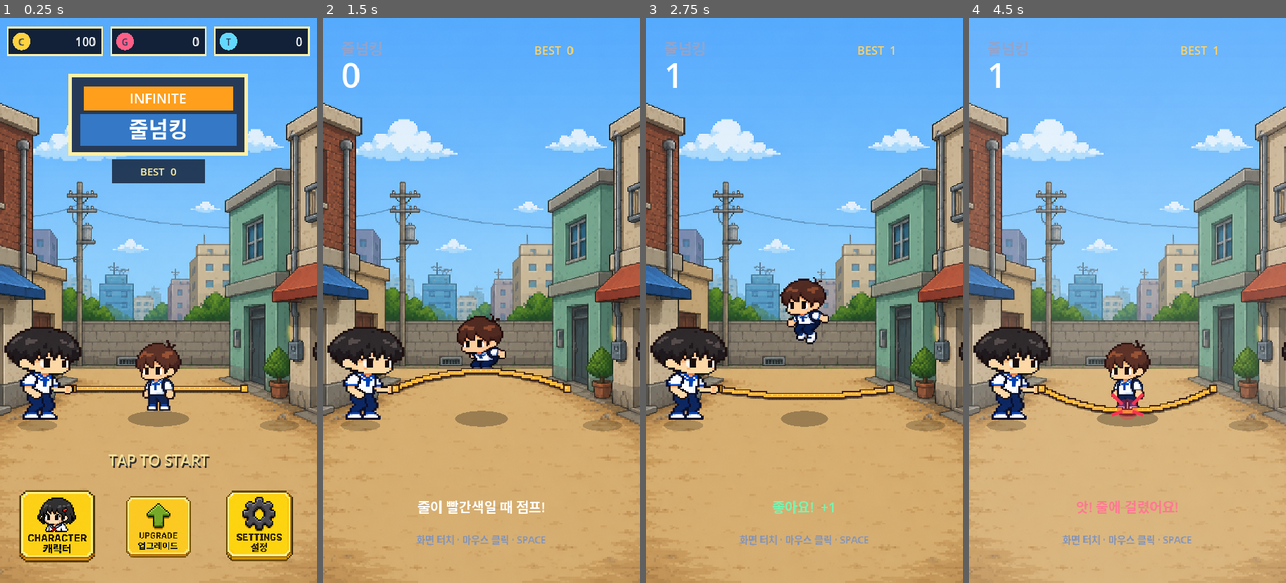
Above: before the commit, frames 1-4 (left to right).
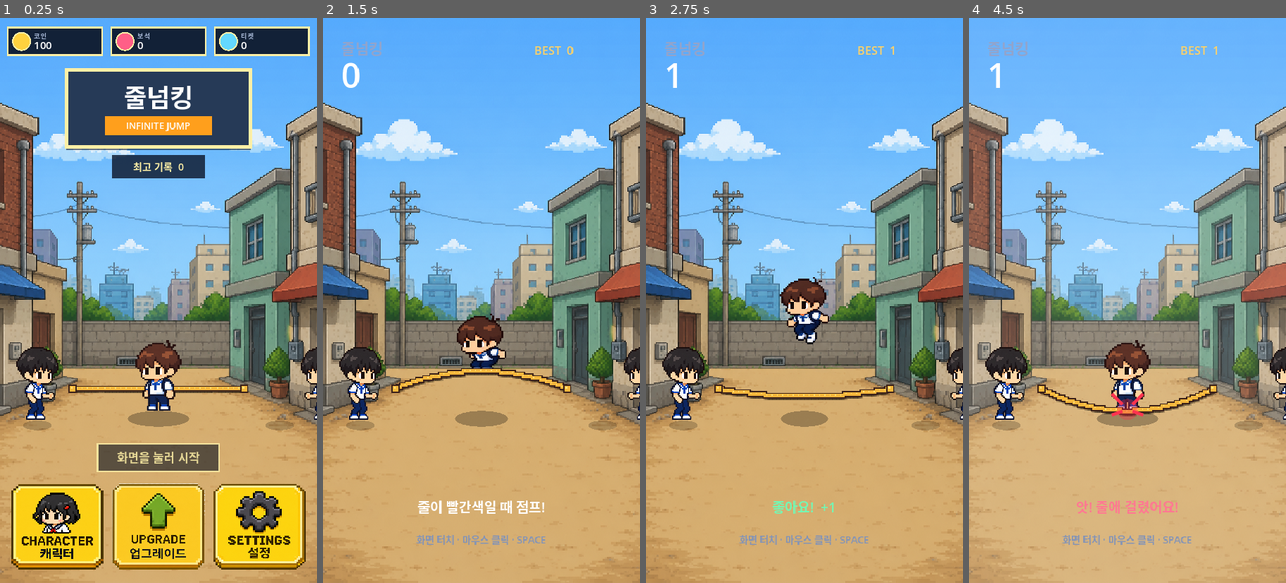
Above: after the commit, the same moments.

Repository: eunchan4490-star/Rope-King
Game: Godot game, scene res://main.tscn
The game is run twice, just before and just after one commit, with the same random seed, the same clock (stepped at 60 frames per second) and the same inputs.
Inputs (mouse positions are in pixels of both pictures, inside the frame that each line leads up to):
- Up to frame 1 (0.25 s): no input
- Up to frame 2 (1.5 s): tap Enter at 0.5 s; move the mouse to (551, 272) at 0.52 s; click (551, 272) at 0.67 s; tap Space (jump) at 0.77 s; move the mouse to (418, 328) at 1.27 s; click (418, 328) at 1.42 s
- Up to frame 3 (2.75 s): tap Space (jump) at 1.52 s; move the mouse to (836, 176) at 2.02 s; click (836, 176) at 2.17 s
- Up to frame 4 (4.5 s): move the mouse to (1111, 413) at 2.77 s; click (1111, 413) at 2.92 s; tap Space (jump) at 3.02, 3.77 s; move the mouse to (1222, 385) at 3.52 s; click (1222, 385) at 3.67 s; move the mouse to (1032, 215) at 4.27 s; click (1032, 215) at 4.42 s

The runs differ from the first frame. In frame 1, 22% of the frame differs, in the area x 1-100%, y 2-98%; in frame 2, 2.6%; in frame 3, 2.7%; in frame 4, 2.7%.

Commit message:
Fix menu character and button proportions

Diff:
--- a/scripts/main.gd
+++ b/scripts/main.gd
@@ -94,6 +94,9 @@
 var owned_character_ids: Array[String] = []
 var character_page := 0
 var turner_used_region := Rect2()
+var character_button_used_region := Rect2()
+var upgrade_button_used_region := Rect2()
+var settings_button_used_region := Rect2()
 
 
 func _ready() -> void:
@@ -118,6 +121,9 @@
 		upgrade_button_texture = load(MENU_UPGRADE_TEXTURE_PATH) as Texture2D
 	if settings_button_texture == null and ResourceLoader.exists(MENU_SETTINGS_TEXTURE_PATH):
 		settings_button_texture = load(MENU_SETTINGS_TEXTURE_PATH) as Texture2D
+	character_button_used_region = _texture_used_region(character_button_texture)
+	upgrade_button_used_region = _texture_used_region(upgrade_button_texture)
+	settings_button_used_region = _texture_used_region(settings_button_texture)
 	get_viewport().size_changed.connect(queue_redraw)
 	queue_redraw()
 
@@ -489,11 +495,15 @@
 
 func _draw_turner(feet: Vector2, faces_left: bool) -> void:
 	if turner_texture != null and turner_used_region.size.x > 0.0:
-		_draw_shadow_ellipse(feet + Vector2(0, 13), Vector2(45, 13), Color(0, 0, 0, 0.2))
-		var sprite_size := Vector2(175.0, 210.0)
-		var sprite_rect := Rect2(feet + Vector2(-75.0, -sprite_size.y), sprite_size)
+		# Match the helper's height to the playable character and preserve the
+		# original aspect ratio so the sprite never looks stretched sideways.
+		var sprite_height := 165.0
+		var sprite_width := sprite_height * turner_used_region.size.x / turner_used_region.size.y
+		var sprite_size := Vector2(sprite_width, sprite_height)
+		_draw_shadow_ellipse(feet + Vector2(0, 13), Vector2(sprite_width * 0.34, 11), Color(0, 0, 0, 0.2))
+		var sprite_rect := Rect2(feet + Vector2(-sprite_width * 0.5, -sprite_height), sprite_size)
 		if faces_left:
-			sprite_rect = Rect2(feet + Vector2(75.0, -sprite_size.y), Vector2(-sprite_size.x, sprite_size.y))
+			sprite_rect = Rect2(feet + Vector2(sprite_width * 0.5, -sprite_height), Vector2(-sprite_width, sprite_height))
 		draw_texture_rect_region(turner_texture, sprite_rect, turner_used_region)
 		return
 	var direction := -1.0 if faces_left else 1.0
@@ -793,28 +803,32 @@
 
 
 func _draw_main_menu(font: Font) -> void:
-	# Arcade-style resource bar.
-	_draw_resource_counter(font, Rect2(18.0, 22.0, 214.0, 62.0), "C", Color("ffd23f"), coins)
-	_draw_resource_counter(font, Rect2(253.0, 22.0, 214.0, 62.0), "G", Color("ff5f87"), gems)
-	_draw_resource_counter(font, Rect2(488.0, 22.0, 214.0, 62.0), "T", Color("63d8ff"), tickets)
-
-	# Layered title plaque inspired by a chunky pixel arcade menu.
-	draw_rect(Rect2(160.0, 130.0, 400.0, 178.0), Color("263a57"), true)
-	draw_rect(Rect2(160.0, 130.0, 400.0, 178.0), Color("fff0a6"), false, 8.0)
-	draw_rect(Rect2(190.0, 155.0, 340.0, 55.0), Color("ff9f1c"), true)
-	draw_string(font, Vector2(190.0, 194.0), "INFINITE", HORIZONTAL_ALIGNMENT_CENTER, 340.0, 31, Color.WHITE)
-	draw_rect(Rect2(182.0, 218.0, 356.0, 72.0), Color("3478c6"), true)
-	draw_string(font, Vector2(182.0, 270.0), "줄넘킹", HORIZONTAL_ALIGNMENT_CENTER, 356.0, 49, Color.WHITE)
-	draw_rect(Rect2(255.0, 320.0, 210.0, 54.0), Color(0.05, 0.09, 0.17, 0.78), true)
-	draw_string(font, Vector2(255.0, 357.0), "BEST  %d" % best_score, HORIZONTAL_ALIGNMENT_CENTER, 210.0, 24, Color("fff0a6"))
+	# Give every resource a readable name instead of relying on ambiguous initials.
+	_draw_resource_counter(font, Rect2(18.0, 22.0, 214.0, 62.0), "코인", Color("ffd23f"), coins)
+	_draw_resource_counter(font, Rect2(253.0, 22.0, 214.0, 62.0), "보석", Color("ff5f87"), gems)
+	_draw_resource_counter(font, Rect2(488.0, 22.0, 214.0, 62.0), "티켓", Color("63d8ff"), tickets)
+
+	# Keep one strong title instead of making the English and Korean names compete.
+	var title_shadow := Rect2(151.0, 126.0, 418.0, 174.0)
+	var title_panel := Rect2(151.0, 118.0, 418.0, 174.0)
+	draw_rect(title_shadow, Color(0.04, 0.07, 0.13, 0.55), true)
+	draw_rect(title_panel, Color("263a57"), true)
+	draw_rect(title_panel, Color("fff0a6"), false, 8.0)
+	draw_string(font, Vector2(171.0, 202.0), "줄넘킹", HORIZONTAL_ALIGNMENT_CENTER, 378.0, 57, Color.WHITE)
+	draw_rect(Rect2(239.0, 222.0, 242.0, 43.0), Color("ff9f1c"), true)
+	draw_string(font, Vector2(239.0, 252.0), "INFINITE JUMP", HORIZONTAL_ALIGNMENT_CENTER, 242.0, 21, Color.WHITE)
+	draw_rect(Rect2(255.0, 310.0, 210.0, 54.0), Color(0.05, 0.09, 0.17, 0.82), true)
+	draw_string(font, Vector2(255.0, 346.0), "최고 기록  %d" % best_score, HORIZONTAL_ALIGNMENT_CENTER, 210.0, 23, Color("fff0a6"))
 
 	var prompt_alpha := 0.78 + sin(Time.get_ticks_msec() * 0.004) * 0.18
-	draw_string(font, Vector2(3.0, 1019.0), "TAP TO START", HORIZONTAL_ALIGNMENT_CENTER, DESIGN_SIZE.x, 34, Color(0.05, 0.08, 0.13, prompt_alpha))
-	draw_string(font, Vector2(0.0, 1015.0), "TAP TO START", HORIZONTAL_ALIGNMENT_CENTER, DESIGN_SIZE.x, 34, Color(1.0, 0.94, 0.65, prompt_alpha))
-
-	_draw_menu_asset_or_fallback(character_button_texture, font, CHARACTER_BUTTON_RECT, "CHARACTER", "캐릭터", Color("ef8f6b"))
-	_draw_menu_asset_or_fallback(upgrade_button_texture, font, UPGRADE_BUTTON_RECT, "UPGRADE", "업그레이드", Color("65b7f3"))
-	_draw_menu_asset_or_fallback(settings_button_texture, font, SETTINGS_BUTTON_RECT, "SETTINGS", "설정", Color("9b8bea"))
+	var prompt_rect := Rect2(222.0, 965.0, 276.0, 62.0)
+	draw_rect(prompt_rect, Color(0.05, 0.08, 0.13, 0.72 * prompt_alpha), true)
+	draw_rect(prompt_rect, Color(1.0, 0.94, 0.65, prompt_alpha), false, 4.0)
+	draw_string(font, Vector2(prompt_rect.position.x, 1006.0), "화면을 눌러 시작", HORIZONTAL_ALIGNMENT_CENTER, prompt_rect.size.x, 27, Color(1.0, 0.94, 0.65, prompt_alpha))
+
+	_draw_menu_asset_or_fallback(character_button_texture, character_button_used_region, font, CHARACTER_BUTTON_RECT, "CHARACTER", "캐릭터", Color("ef8f6b"))
+	_draw_menu_asset_or_fallback(upgrade_button_texture, upgrade_button_used_region, font, UPGRADE_BUTTON_RECT, "UPGRADE", "업그레이드", Color("65b7f3"))
+	_draw_menu_asset_or_fallback(settings_button_texture, settings_button_used_region, font, SETTINGS_BUTTON_RECT, "SETTINGS", "설정", Color("9b8bea"))
 	if not menu_notice.is_empty():
 		draw_string(font, Vector2(0, 925), menu_notice, HORIZONTAL_ALIGNMENT_CENTER, DESIGN_SIZE.x, 22, Color("ffd166"))
 
@@ -874,17 +888,20 @@
 	return texture
 
 
-func _draw_resource_counter(font: Font, rect: Rect2, icon: String, icon_color: Color, amount: int) -> void:
+func _draw_resource_counter(font: Font, rect: Rect2, label: String, icon_color: Color, amount: int) -> void:
 	draw_rect(rect, Color(0.04, 0.07, 0.13, 0.9), true)
 	draw_rect(rect, Color("fff0a6"), false, 4.0)
 	draw_circle(rect.position + Vector2(31.0, 31.0), 20.0, icon_color)
-	draw_string(font, Vector2(rect.position.x + 12.0, rect.position.y + 40.0), icon, HORIZONTAL_ALIGNMENT_CENTER, 38.0, 20, Color("263a57"))
-	draw_string(font, Vector2(rect.position.x + 64.0, rect.position.y + 42.0), str(amount), HORIZONTAL_ALIGNMENT_RIGHT, rect.size.x - 78.0, 27, Color.WHITE)
-
-
-func _draw_menu_asset_or_fallback(texture: Texture2D, font: Font, rect: Rect2, title: String, subtitle: String, face_color: Color) -> void:
-	if texture != null:
-		draw_texture_rect(texture, rect, false)
+	draw_circle(rect.position + Vector2(31.0, 31.0), 20.0, Color("fff0a6"), false, 3.0)
+	draw_string(font, Vector2(rect.position.x + 59.0, rect.position.y + 25.0), label, HORIZONTAL_ALIGNMENT_LEFT, 70.0, 15, Color("a9bad8"))
+	draw_string(font, Vector2(rect.position.x + 59.0, rect.position.y + 49.0), str(amount), HORIZONTAL_ALIGNMENT_LEFT, rect.size.x - 72.0, 24, Color.WHITE)
+
+
+func _draw_menu_asset_or_fallback(texture: Texture2D, used_region: Rect2, font: Font, rect: Rect2, title: String, subtitle: String, face_color: Color) -> void:
+	if texture != null and used_region.size.x > 0.0 and used_region.size.y > 0.0:
+		# Crop each PNG's different transparent padding before fitting it into the
+		# shared button rectangle, so all three buttons have the same visible size.
+		draw_texture_rect_region(texture, rect, used_region)
 		return
 	_draw_menu_button(font, rect, title, subtitle, face_color)
 
